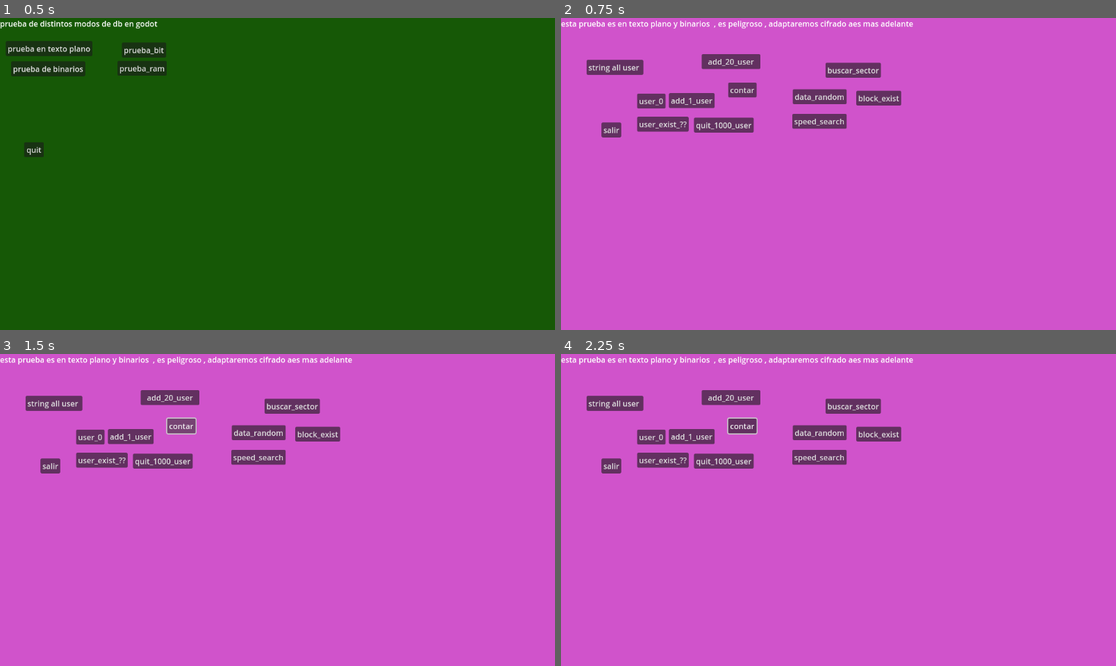
Above: before the commit, frames 1-4 (two rows, left to right).
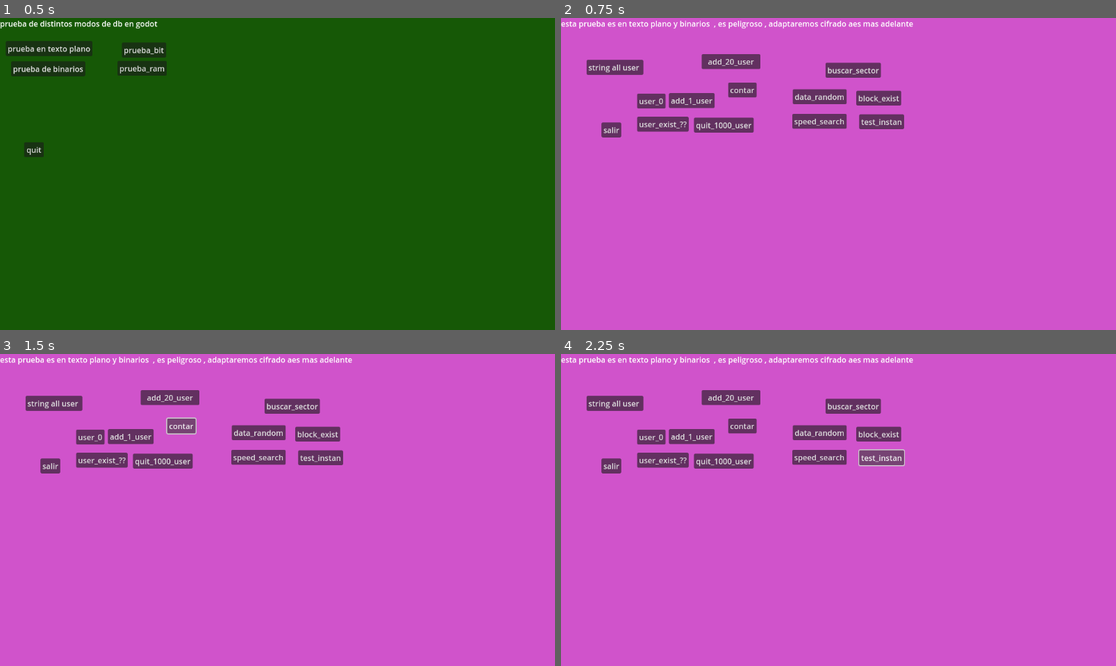
Above: after the commit, the same moments.

Repository: emagood/Dedicated-Server-Godot
Game: Godot game, scene res://escenas/menu/todo_main.tscn
The game is run twice, just before and just after one commit, with the same random seed, the same clock (stepped at 60 frames per second) and the same inputs.
Inputs (mouse positions are in pixels of both pictures, inside the frame that each line leads up to):
- Up to frame 1 (0.5 s): no input
- Up to frame 2 (0.75 s): click "prueba de binarios" at 0.5 s
- Up to frame 3 (1.5 s): click "contar" at 1.25 s
- Up to frame 4 (2.25 s): click (882, 456) at 2 s, where only the run after the commit has a clickable "test_instan"

Frame 1 is identical in both runs. In frame 2, 0.4% of the frame differs, in the area x 53-62%, y 30-36%; in frame 3, 0.4%; in frame 4, 0.5%, in the area x 29-62%, y 20-37%.
Error after the commit: Invalid type in function 'block_exists' in base 'Node (BinaryBlockHandler)'. Cannot convert argument 1 from Nil to PackedByteArray. (res://escenas/modo_bin/els…

Commit message:
add

Diff:
--- a/escenas/dbgodot/dbgodot.gd
+++ b/escenas/dbgodot/dbgodot.gd
@@ -1,3 +1,14 @@
+'''
+sen modo simple
+lee 40,000 bytes en total en 100 milisegundos solo identificadores
+para leer 5 millones de usuarios, tomaría 100 segundos
+en modo de archivo multiplke
+es la mitad usa 2 , usar mas no mejora ay un error
+
+
+'''
+
+
 extends Node
 
 class_name BinaryBlockHandler
@@ -25,7 +36,7 @@
 var cache: Dictionary = {}
 var cache_size: int = 1 # Tamaño máximo de la caché (opcional) quedo en 5 millones
 
-func _init(filename: String, size_8bit: int, size_16bit: int, size_32bit: int, size_64bit: int, cache_size: int = 1000):
+func _init(filename: String, size_8bit: int, size_16bit: int, size_32bit: int, size_64bit: int, cache_size: int = 500000):
 	self.filename = filename
 	self.size_8bit = size_8bit
 	self.size_16bit = size_16bit
@@ -57,7 +68,10 @@
 func update_cache(identifier: PackedByteArray, position: int):
 	if cache_size > 0:
 		if cache.size() >= cache_size and not cache.has(identifier):
+			#prints(cache.size() , "tamaño de cahe ", cache_size)
 			cache.erase(cache.keys()[0])  # Eliminar el elemento más antiguo
+			#prints("se elimino este dato de cache ",cache.keys()[0] )
+			#prints(cache.size() , "tamaño de cahe despues  ", cache_size)
 		cache[identifier] = position
 
 # Función para obtener la posición desde la caché
@@ -273,7 +287,7 @@
 		if current_id != PackedByteArray([0, 0, 0, 0, 0, 0, 0, 0]):
 			# Añadir el identificador a la caché si no está presente
 			if not cache.has(current_id):
-				cache[current_id] = file.get_position() - 8
+				update_cache(current_id , file.get_position() - 8)
 
 			# Cargar el bloque de datos y añadirlo a la lista de bloques
 			var block = current_id
@@ -453,6 +467,44 @@
 		file.seek(file.get_position() + total_size - 8)
 	return count
 
+'''
+index se usara para la cache secundaria usara busqueda rapida
+refcforrer toda la cahe es mas rapido y leer un archivo por secuenxia tambien
+detener el archivo en cada omprobacion es lento
+un 1 user 80 milisegundos ms
+todo all file 5000 5k user 160 ms
+???? es mas rapido
+
+'''
+func load_index_blocks(identifier , max_blocks: int = -1 ) -> Array:
+	var blocks = []  # Lista para almacenar los bloques cargados
+	var file = open_file()
+	var blocks_loaded = 0
+
+	# Leer el archivo bloque por bloque
+	while file.get_position() < file.get_length():
+		if max_blocks != -1 and blocks_loaded >= max_blocks:
+			break
+
+		var current_id = file.get_buffer(8)  # Leer el identificador del bloque
+
+		if current_id == identifier:
+			# Añadir el identificador a la caché si no está presente
+			if not cache.has(current_id):
+				cache[current_id] = file.get_position() - 8
+
+			# Cargar el bloque de datos y añadirlo a la lista de bloques
+			var block = current_id
+			if block:
+				blocks.append(block)
+				blocks_loaded += 1
+
+		# Mover el puntero de archivo al siguiente bloque
+		file.seek(file.get_position() + total_size - 8)
+
+	close_file(file)
+	return blocks  # Retornar los bloques cargados
+
 
 '''
 /////////////////////////
--- a/escenas/modo_bin/elserver.gd
+++ b/escenas/modo_bin/elserver.gd
@@ -518,3 +518,26 @@
 		print("No se encontraron datos para el identificador:", user_id)
 	pass # Replace with function body.
 	pass # Replace with function body.
+
+
+func _on_test_id_speed_pressed() -> void:
+	var timer_local = Time.get_ticks_msec()
+	var count = 0
+	var user
+	for user_id in user_identifiers:
+		count += 1
+		user = user_id
+		if count >= 5000:
+			break
+		#timer_local = Time.get_ticks_msec()
+	prints(user)
+	if binary_block_handler.load_index_blocks(user):
+
+		print(" bloques del archivo.(load_index_blocks) en milisegundos (" , Time.get_ticks_msec() - timer_local ,") user id = " ,user, " user position =  ",count)
+	timer_local = Time.get_ticks_msec()
+	if binary_block_handler.block_exists(user):
+		print(" bloques del archivo.(block exists) en milisegundos (" , Time.get_ticks_msec() - timer_local ,") user id = " ,user, " user position =  ",count)
+
+	pass # Replace with function body.load_index_blocks
+
+	pass # Replace with function body.
--- a/escenas/modo_bin/elserver.tscn
+++ b/escenas/modo_bin/elserver.tscn
@@ -122,6 +122,14 @@
 offset_bottom = 188.0
 text = "user_0"
 
+[node name="test_id_speed" type="Button" parent="."]
+layout_mode = 0
+offset_left = 619.0
+offset_top = 200.0
+offset_right = 712.0
+offset_bottom = 231.0
+text = "test_instan"
+
 [connection signal="pressed" from="20_add_user" to="." method="_on__identificadores_pressed"]
 [connection signal="pressed" from="delete_1k" to="." method="_on_delete_1k_pressed"]
 [connection signal="pressed" from="data_random_id" to="." method="_on_data_random_id_pressed"]
@@ -134,3 +142,4 @@
 [connection signal="pressed" from="block_exist" to="." method="_on_block_exist_pressed"]
 [connection signal="pressed" from="prueba add_use_exist" to="." method="_on_prueba_add_use_exist_pressed"]
 [connection signal="pressed" from="user_0" to="." method="_on_user_0_pressed"]
+[connection signal="pressed" from="test_id_speed" to="." method="_on_test_id_speed_pressed"]
Binary file removed: prueba_completa.dat
